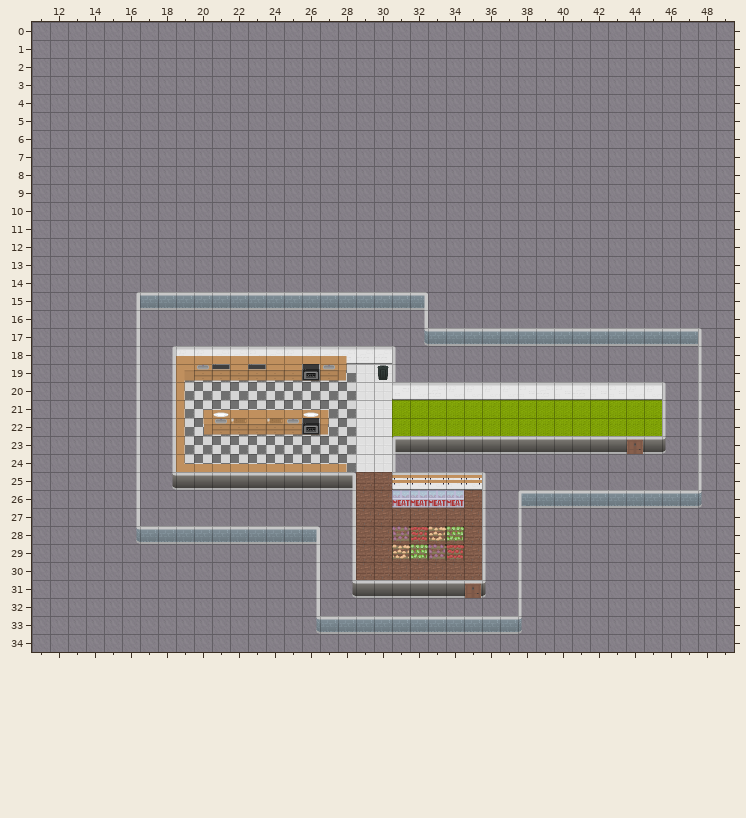
Two states of a Tiled map, tests/bin/main/v2/map.tmx. This is how it looked before the edit.
Cells are 32x32 px. Shown: x 11..49, y 0..34.
Once edited:
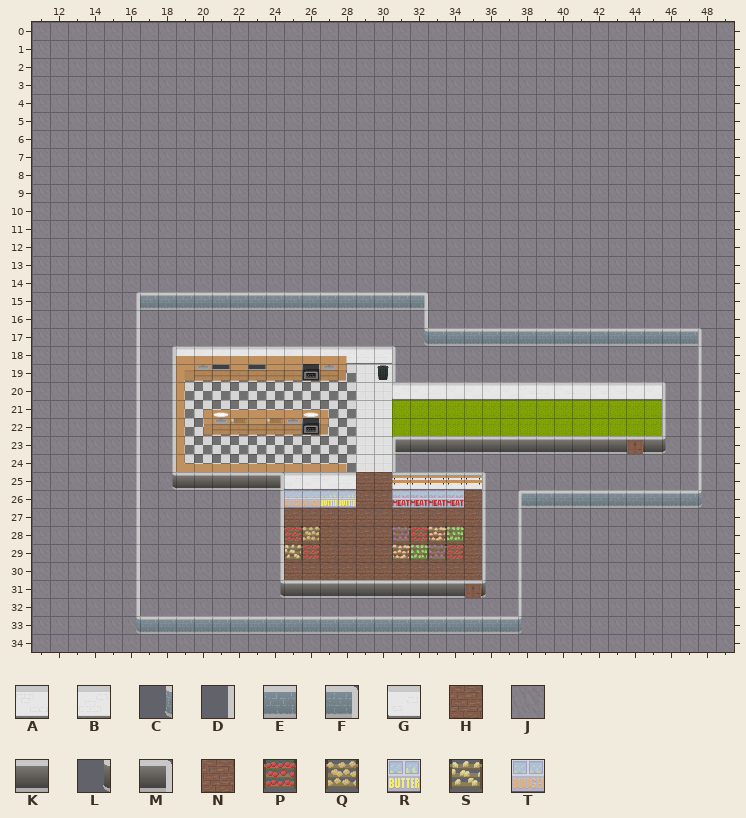
Key: from "background": A 0, B 1, C 8, D 10, E 11, F 13, G 15, H 21, J 26, K 28, L 30, M 33, N 38; from "objects": P 28, Q 36, R 37, S 39, T 40.
_ is an empty cell.
Tiles replaced or removed in this view: C, D, E, F, J, K, L, M.
Commit message: Created new ingredient types and made new ingredient stations interactive
The exact change:
Changed rows in their new state; . is an unchanged cell.
Layer "floor":
first column x 25:
26 HHHH
27 HNHN
28 HHHH
29 HHHH
30 HHHH
Layer "wall_f":
first column x 16:
25 ........M____
26 ........D..._
27 ........D..._
28 D_______D__._
29 D.......D._._
30 D.......D._._
31 D.......LKKKK
32 D........._..
33 CEEEEEEEEEE..
Layer "wall_b":
first column x 25:
25 GGAB
Layer "station":
first column x 25:
26 TTRR
29 SP..
Layer "station_f":
first column x 25:
28 PQ
Where, in picture pixels (left, top, right, bottom), the same in both pictures:
changed: (136, 472, 356, 634)
